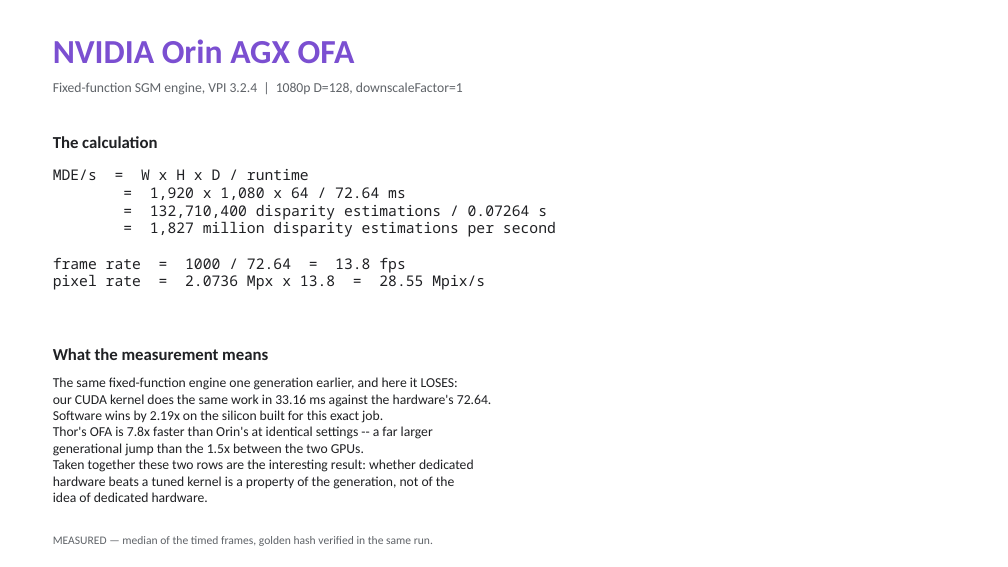
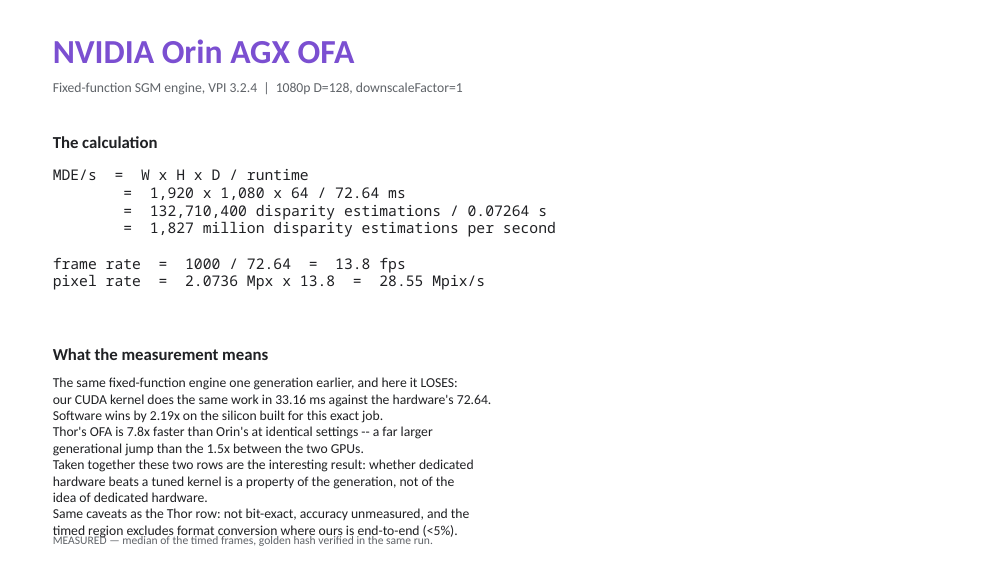
Before and after one commit to kylefoxaustin/sgm-bench, a slide deck: slide 10 of docs/sgm-results.pptx. Drawn at 1008x567 pixels with LibreOffice and Linux fonts; fonts in the diff are those of the drawing. Boxes give left, top, right and bottom in pixels: in the first picture for what was removed or moved away, otherwise in the second. Text is boxed around its words. In the diff, an @@ line names an element or a change of style, - is before the commit and + after.

Commit message:
docs: carry the review's corrections into the deck and the hardware figure
The adversarial review landed in REPORT.md and README.md but not into the two
artefacts most likely to be shown to someone: the deck and the comparison
figure both still presented the 2.34x without its caveats. A correction that
only reaches the long-form document and not the slide is not a correction.

Deck OFA slides now state that the accuracy claim is WITHDRAWN (our SGM
scores 2.6% bad>1px / MAE 0.45 against ground truth; OFA aligns under no
simple descaling, so its accuracy is unmeasured and the 2.34x is throughput
only), that VPI defaulted to 8 paths against our 4 and that this was measured
rather than assumed (9.42 ms at 8 paths vs 9.85 at 4 -- path-count
independent), and that the timed regions differ by under 5% in OFA's favour.

The hardware figure's title now says THROUGHPUT ONLY on its face, because a
figure travels without its caption and the main results chart's "every bar
bit-exact" does not extend to these bars.

```diff
--- a/docs/sgm-results.pptx
+++ b/docs/sgm-results.pptx
@@ text at [53,508,470,539]: paragraphs added @@
+Same caveats as the Thor row: not bit-exact, accuracy unmeasured, and the
+timed region excludes format conversion where ours is end-to-end (<5%).
```
Also in this commit, not shown: 1 other slide changed, 3 other files.
